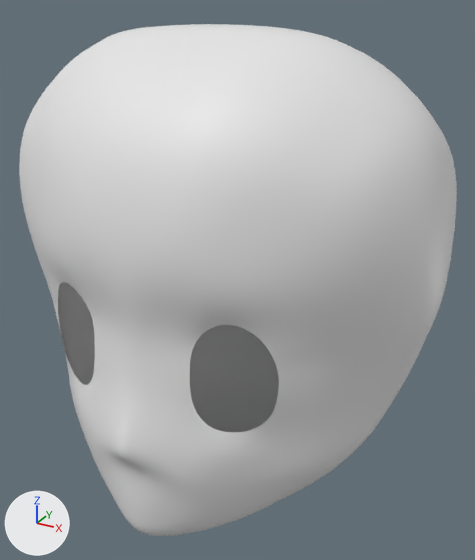
What one commit did to the Blender file character.blend.
Both versions are drawn from a 50 mm camera at (1.68, -2.11, 1.71) aimed at (0.04, 0.87, 0.23). Lighting does not change. The marker at lower left points along +X, +Y and +Z.
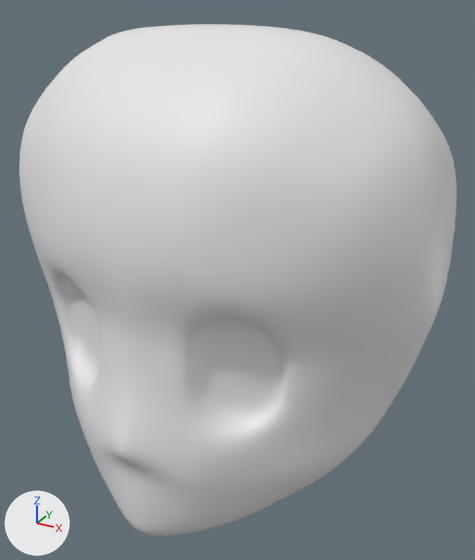
Edits to the bpy script that builds the scene:
```text
Change me_plane_001:
    used by ob_plane; location = (0.0, 0.0, 0.0); rotation_euler = (1.571, 0.0, 0.0), in degrees (90, 0, 0)
    remove me_plane_001.from_pydata(...)  # 199 vertices, 174 faces; spans x 0.0..1.22, y -0.96..1.69, z -1.98..0.22
    add me_plane_001.from_pydata(...)  # 211 vertices, 190 faces; spans x 0.0..1.22, y -0.96..1.69, z -1.98..0.22
    me_plane_001 part 1
    7 vertices are added at x 0.28..0.65, y -0.13..0.47, z -0.27..-0.11
    5 new vertices lie (0.0, 0.02, -0.11) away from vertices in x 0.27..0.63, y -0.15..0.36, z -0.15..0.0
    16 new faces join them
```

What differs and where, as boxes [x1, y1, x2, y2] in the pictures (475 x 560 px):
part 1 of me_plane_001, added: after [54, 275, 302, 433]
